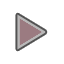
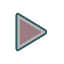
Layers edited between the first and the second 64×64 image:
painted on "Shape 9", masked it over (x1=17, y1=14, x2=46, y2=50)
